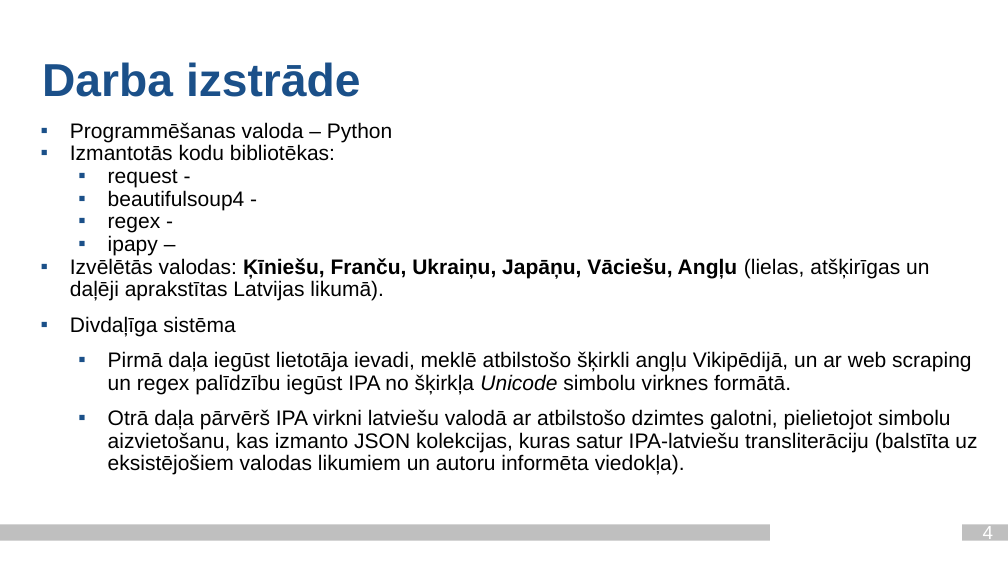
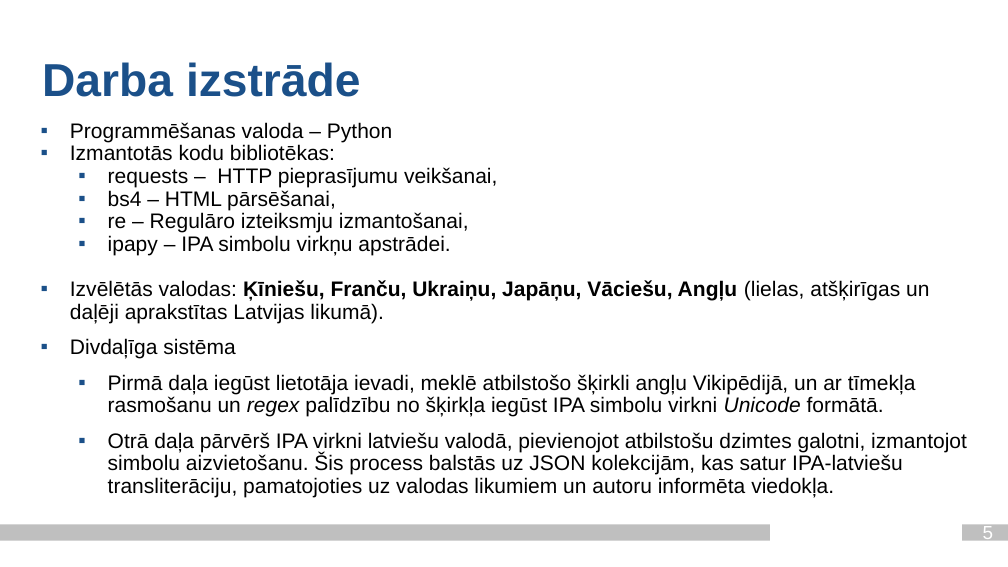
Before and after one commit to Paddlebear/valteh-ipa-translit, a slide deck: slide 5 of docs/valodasprez_2_ag21201_je21033.pptx (slide 4 before the commit). Drawn at 1008x567 pixels with LibreOffice and Linux fonts; fonts in the diff are those of the drawing; background and template pictures are left out. Boxes give left, top, right and bottom in pixels: in the first picture for what was removed or moved away, otherwise in the second. Text is boxed around its words. In the diff, an @@ line names an element or a change of style, - is before the commit and + after.

```diff
--- a/docs/valodasprez_2_ag21201_je21033.pptx
+++ b/docs/valodasprez_2_ag21201_je21033.pptx
@@ text at [108,167,497,255]: text changed @@
-  ▪ request -
-  ▪ beautifulsoup4 -
-  ▪ regex -
-  ▪ ipapy –
+  ▪ requests – HTTP pieprasījumu veikšanai,
+  ▪ bs4 – HTML pārsēšanai,
+  ▪ re – Regulāro izteiksmju izmantošanai,
+  ▪ ipapy – IPA simbolu virkņu apstrādei.
@@ text at [108,374,967,475]: text changed @@
-  ▪ Pirmā daļa iegūst lietotāja ievadi, meklē atbilstošo šķirkli angļu Vikipēdijā, un ar web scraping un regex palīdzību iegūst IPA no šķirkļa Unicode simbolu virknes formātā.
-  ▪ Otrā daļa pārvērš IPA virkni latviešu valodā ar atbilstošo dzimtes galotni, pielietojot simbolu aizvietošanu, kas izmanto JSON kolekcijas, kuras satur IPA-latviešu transliterāciju (balstīta uz eksistējošiem valodas likumiem un autoru informēta viedokļa).
+  ▪ Pirmā daļa iegūst lietotāja ievadi, meklē atbilstošo šķirkli angļu Vikipēdijā, un ar tīmekļa rasmošanu un regex palīdzību no šķirkļa iegūst IPA simbolu virkni Unicode formātā.
+  ▪ Otrā daļa pārvērš IPA virkni latviešu valodā, pievienojot atbilstošu dzimtes galotni, izmantojot simbolu aizvietošanu. Šis process balstās uz JSON kolekcijām, kas satur IPA-latviešu transliterāciju, pamatojoties uz valodas likumiem un autoru informēta viedokļa.
@@ page number at [983,526,994,544]: text changed @@
-4
+5
```
Also in this commit, not shown: 7 other slides changed, 1 slide added, 2 other files.
